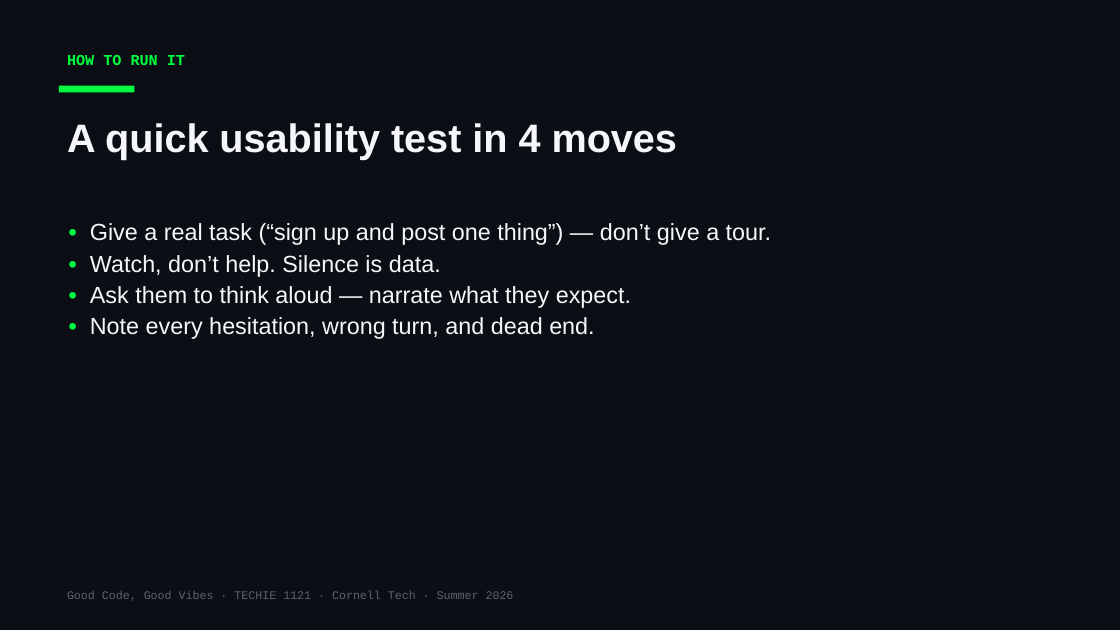
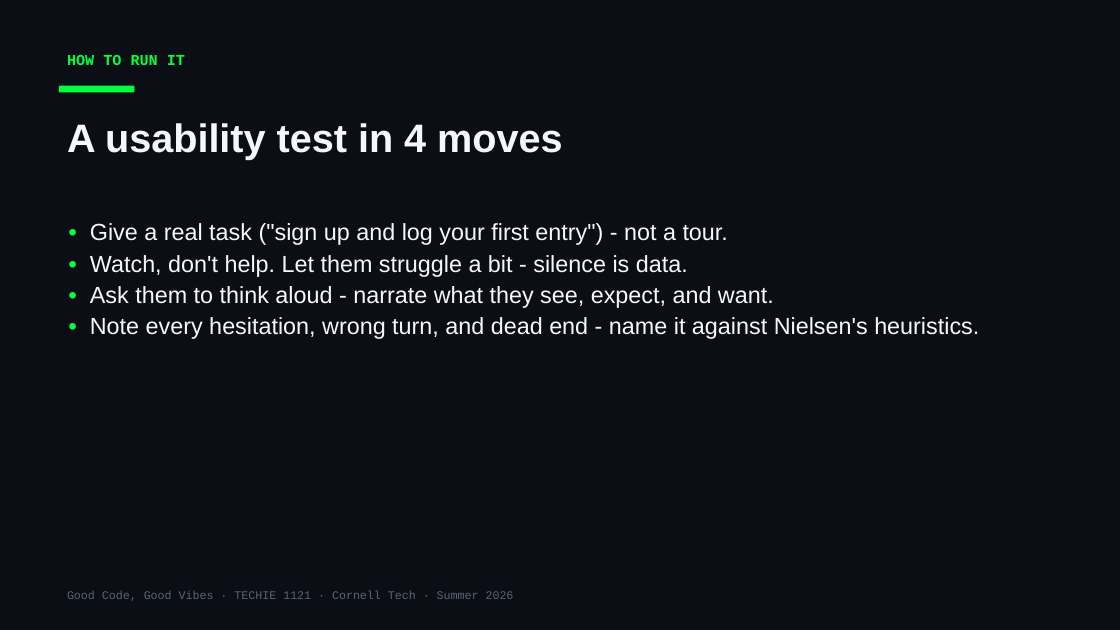
Before and after one commit to Cornell-Tech-Vibe-Coding-Summer-2026/website, a slide deck: slide 7 of slides/Week3-Mon-User-Testing-I.pptx (slide 5 before the commit). Drawn at 1120x630 pixels with LibreOffice and Linux fonts; fonts in the diff are those of the drawing. Boxes give left, top, right and bottom in pixels: in the first picture for what was removed or moved away, otherwise in the second. Text is boxed around its words. In the diff, an @@ line names an element or a change of style, - is before the commit and + after.

```diff
--- a/slides/Week3-Mon-User-Testing-I.pptx
+++ b/slides/Week3-Mon-User-Testing-I.pptx
@@ text at box(67, 123, 562, 160): text changed @@
-A quick usability test in 4 moves
+A usability test in 4 moves
@@ text at box(90, 223, 979, 339): text changed @@
-• Give a real task (“sign up and post one thing”) — don’t give a tour.
-• Watch, don’t help. Silence is data.
-• Ask them to think aloud — narrate what they expect.
-• Note every hesitation, wrong turn, and dead end.
+• Give a real task ("sign up and log your first entry") - not a tour.
+• Watch, don't help. Let them struggle a bit - silence is data.
+• Ask them to think aloud - narrate what they see, expect, and want.
+• Note every hesitation, wrong turn, and dead end - name it against Nielsen's heuristics.
```
Also in this commit, not shown: 4 other slides changed, 10 slides added, 2 slides removed, 2 other files.
